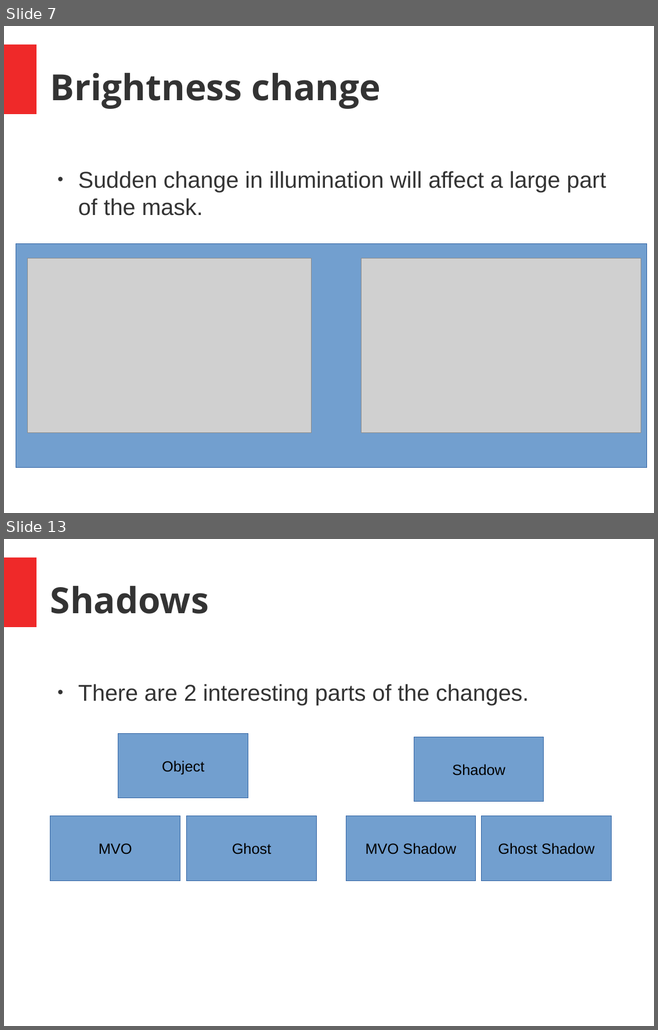
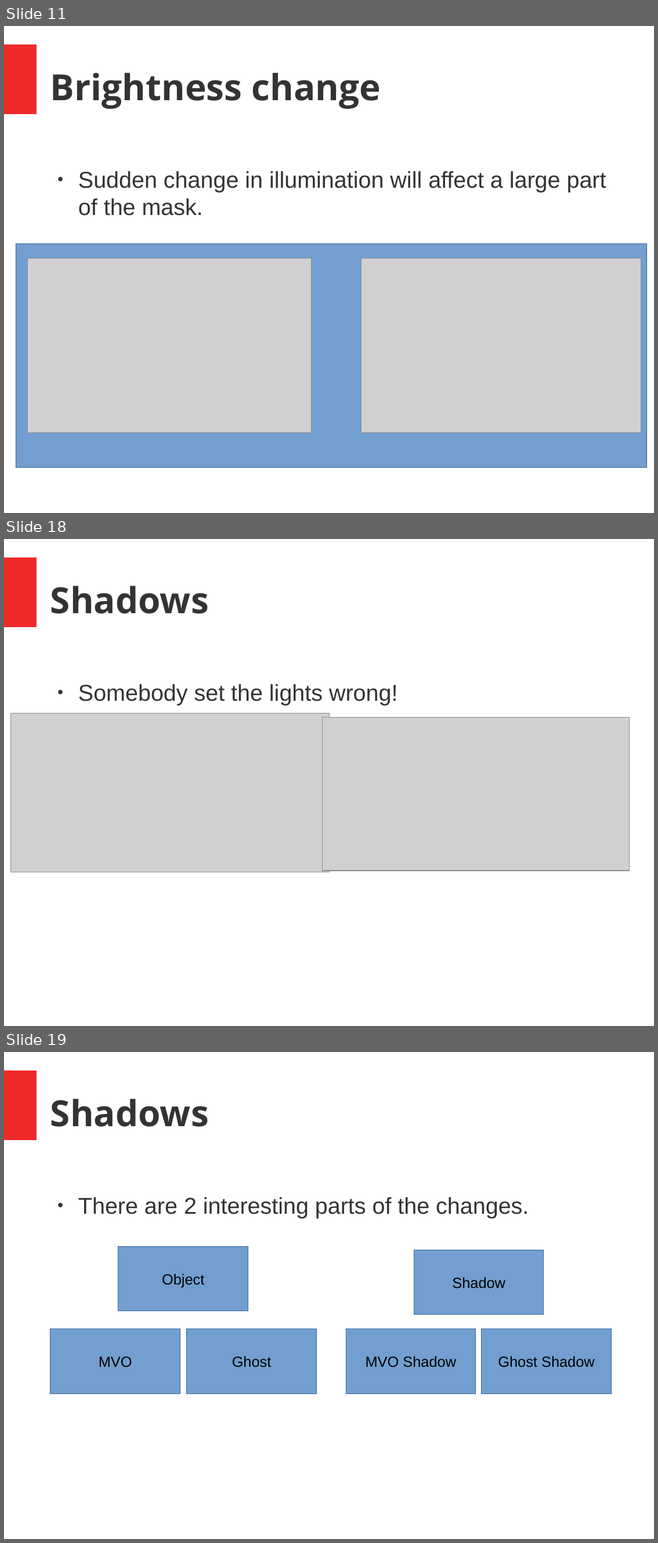
Before and after one commit to joseph-allen/MinsharaMask, a slide deck: SeminarJosephAllen.odp. Shown one above the other, each under a label of ours: slides 7 and 13 before the commit, slides 11, 18 and 19 after it; the slides between them are not shown. The pictures are 658x1030 and 658x1543 pixels, drawn with LibreOffice and Linux fonts; fonts in the diff are those of the drawing; grey boxes stand for pictures. Boxes give left, top, right and bottom in pixels: in the first picture for what was removed or moved away, otherwise in the second. Text is boxed around its words. In the diff, an @@ line names an element or a change of style, - is before the commit and + after.

```diff
--- a/SeminarJosephAllen.odp
+++ b/SeminarJosephAllen.odp
@@ slide 18 added at <box>4,539,654,1026</box>, background #FFFFFF; not listed: 1 template element that a slide beside it also shows @@
@@ title added at <box>50,586,209,614</box>, 44 pt, text #333333, bold @@
+Shadows
@@ text added at <box>78,684,397,705</box>, 28 pt, text #333333 @@
+● Somebody set the lights wrong!
@@ picture added at <box>11,713,329,872</box> @@
@@ picture added at <box>322,718,629,871</box> @@
@@ picture added at <box>366,740,629,871</box> @@
@@ what was slide 7 is now slide 11 @@
@@ what was slide 13 is now slide 19 @@
```
Also in this commit, not shown: 8 slides changed, 13 other slides added, 6 slides removed.
